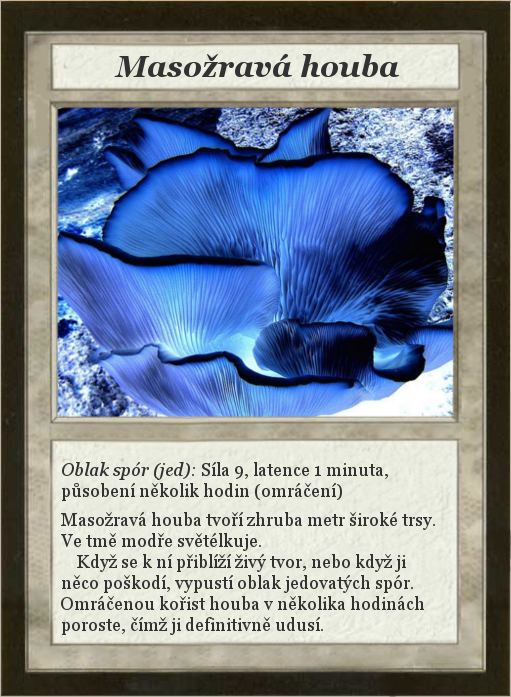
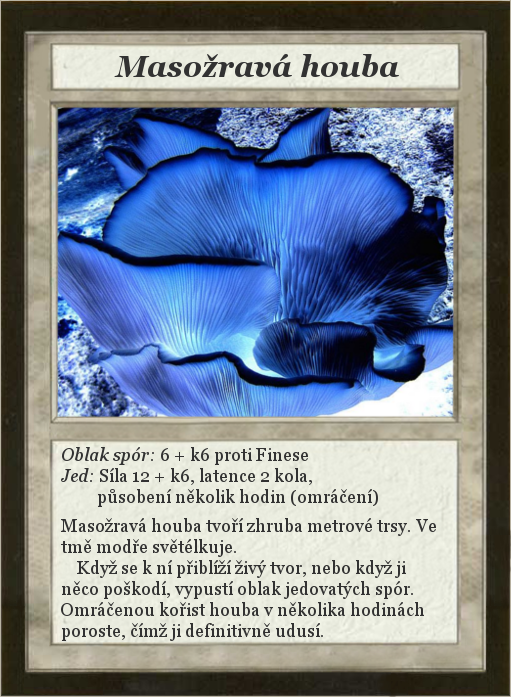
Layer changes from the first 511 × 697 image to the second:
renamed "Oblak spór (jed): Síla 9, late..." to "Oblak spór: 6 + k6 proti Fines...", painted on it over [61, 447, 436, 641]
